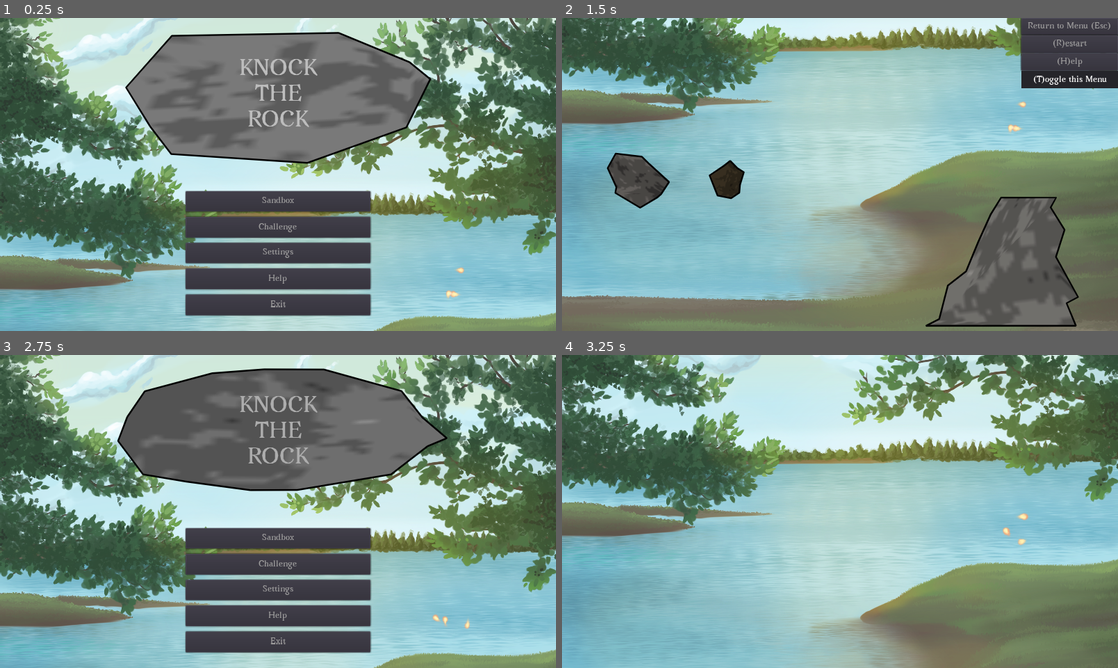
Above: before the commit, frames 1-4 (two rows, left to right).
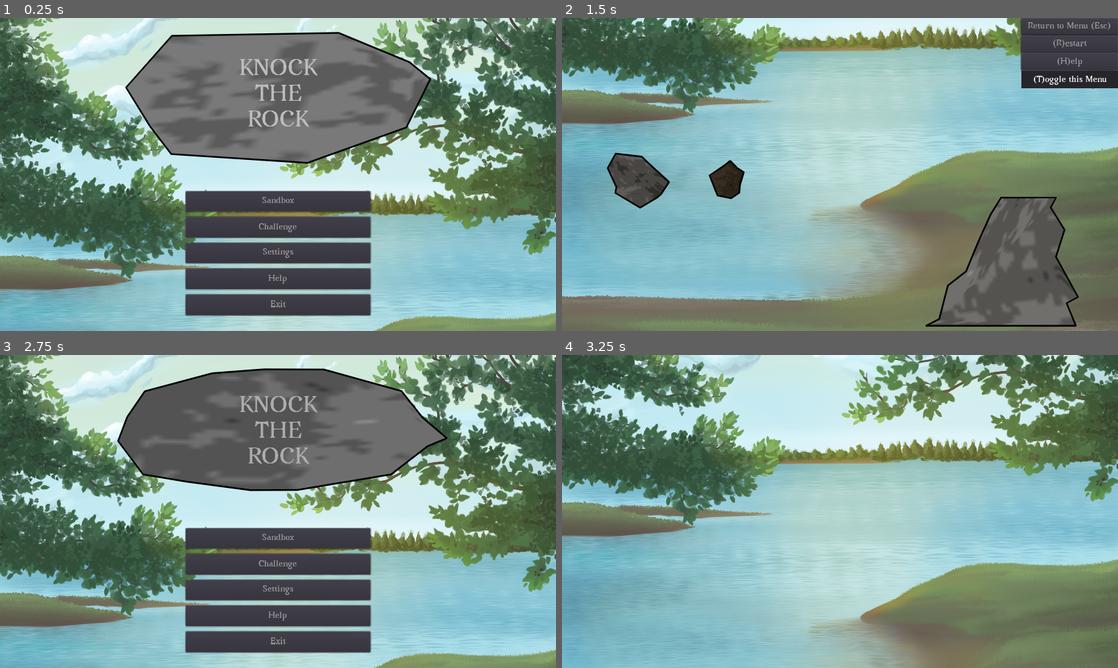
Above: after the commit, the same moments.

Repository: ebrahimebrahim/knock-the-rock
Game: Godot game, scene res://MenuScreen.tscn
Same seed, same stepped clock (60 frames per second), same inputs: the game is played once before the commit and once after it.
Inputs (mouse positions are in pixels of both pictures, inside the frame that each line leads up to):
- Up to frame 1 (0.25 s): no input
- Up to frame 2 (1.5 s): click "Sandbox" at 0.5 s; move the mouse to (962, 158) at 1.27 s; press the mouse at (962, 158) at 1.28 s
- Up to frame 3 (2.75 s): release the mouse at (400, 495) at 2 s; click "Return to Menu (Esc)" at 2 s
- Up to frame 4 (3.25 s): click "Challenge" at 2.75 s

The runs differ from the first frame. In frame 1, less than 0.1% of the frame differs, in the area x 80-84%, y 79-90%; in frame 2, less than 0.1%; in frame 3, less than 0.1%; in frame 4, less than 0.1%, in the area x 79-84%, y 50-61%.

Commit message:
removed fireflies :( close #9

Diff:
--- a/ktr/GameBase.tscn
+++ b/ktr/GameBase.tscn
@@ -1,31 +1,9 @@
-[gd_scene load_steps=21 format=2]
+[gd_scene load_steps=6 format=2]
 
 [ext_resource path="res://images/bg.png" type="Texture" id=1]
 [ext_resource path="res://GameBase.gd" type="Script" id=2]
 [ext_resource path="res://Help.tscn" type="PackedScene" id=3]
 [ext_resource path="res://theme.tres" type="Theme" id=4]
-[ext_resource path="res://images/fireflies/Firefly0002.png" type="Texture" id=5]
-[ext_resource path="res://images/fireflies/Firefly0005.png" type="Texture" id=6]
-[ext_resource path="res://images/fireflies/Firefly0006.png" type="Texture" id=7]
-[ext_resource path="res://images/fireflies/Firefly0004.png" type="Texture" id=8]
-[ext_resource path="res://images/fireflies/Firefly0003.png" type="Texture" id=9]
-[ext_resource path="res://images/fireflies/Firefly0011.png" type="Texture" id=10]
-[ext_resource path="res://images/fireflies/Firefly0012.png" type="Texture" id=11]
-[ext_resource path="res://images/fireflies/Firefly0007.png" type="Texture" id=12]
-[ext_resource path="res://images/fireflies/Firefly0008.png" type="Texture" id=13]
-[ext_resource path="res://images/fireflies/Firefly0001.png" type="Texture" id=14]
-[ext_resource path="res://images/fireflies/Firefly0010.png" type="Texture" id=15]
-[ext_resource path="res://images/fireflies/Firefly0009.png" type="Texture" id=16]
-[ext_resource path="res://images/fireflies/Firefly0013.png" type="Texture" id=17]
-[ext_resource path="res://images/fireflies/Firefly0000.png" type="Texture" id=18]
-
-[sub_resource type="SpriteFrames" id=2]
-animations = [ {
-"frames": [ ExtResource( 18 ), ExtResource( 14 ), ExtResource( 5 ), ExtResource( 9 ), ExtResource( 8 ), ExtResource( 6 ), ExtResource( 7 ), ExtResource( 12 ), ExtResource( 13 ), ExtResource( 16 ), ExtResource( 15 ), ExtResource( 10 ), ExtResource( 11 ), ExtResource( 17 ) ],
-"loop": true,
-"name": "default",
-"speed": 12.0
-} ]
 
 [sub_resource type="RectangleShape2D" id=1]
 extents = Vector2( 553, 200 )
@@ -40,12 +18,6 @@
 __meta__ = {
 "_edit_lock_": true
 }
-
-[node name="fireflies" type="AnimatedSprite" parent="bg"]
-position = Vector2( 660, 32 )
-frames = SubResource( 2 )
-frame = 5
-playing = true
 
 [node name="HelpOverlay" type="Node2D" parent="."]
 visible = false
--- a/ktr/MenuScreen.tscn
+++ b/ktr/MenuScreen.tscn
@@ -6,28 +6,6 @@
 [ext_resource path="res://Help.tscn" type="PackedScene" id=4]
 [ext_resource path="res://Logo.gd" type="Script" id=5]
 [ext_resource path="res://Settings.tscn" type="PackedScene" id=6]
-[ext_resource path="res://images/fireflies/Firefly0002.png" type="Texture" id=7]
-[ext_resource path="res://images/fireflies/Firefly0005.png" type="Texture" id=8]
-[ext_resource path="res://images/fireflies/Firefly0006.png" type="Texture" id=9]
-[ext_resource path="res://images/fireflies/Firefly0004.png" type="Texture" id=10]
-[ext_resource path="res://images/fireflies/Firefly0003.png" type="Texture" id=11]
-[ext_resource path="res://images/fireflies/Firefly0011.png" type="Texture" id=12]
-[ext_resource path="res://images/fireflies/Firefly0012.png" type="Texture" id=13]
-[ext_resource path="res://images/fireflies/Firefly0007.png" type="Texture" id=14]
-[ext_resource path="res://images/fireflies/Firefly0008.png" type="Texture" id=15]
-[ext_resource path="res://images/fireflies/Firefly0001.png" type="Texture" id=16]
-[ext_resource path="res://images/fireflies/Firefly0010.png" type="Texture" id=17]
-[ext_resource path="res://images/fireflies/Firefly0009.png" type="Texture" id=18]
-[ext_resource path="res://images/fireflies/Firefly0013.png" type="Texture" id=19]
-[ext_resource path="res://images/fireflies/Firefly0000.png" type="Texture" id=20]
-
-[sub_resource type="SpriteFrames" id=3]
-animations = [ {
-"frames": [ ExtResource( 20 ), ExtResource( 16 ), ExtResource( 7 ), ExtResource( 11 ), ExtResource( 10 ), ExtResource( 8 ), ExtResource( 9 ), ExtResource( 14 ), ExtResource( 15 ), ExtResource( 18 ), ExtResource( 17 ), ExtResource( 12 ), ExtResource( 13 ), ExtResource( 19 ) ],
-"loop": true,
-"name": "default",
-"speed": 12.0
-} ]
 
 [sub_resource type="DynamicFontData" id=1]
 font_path = "res://fonts/Avara.ttf"
@@ -54,12 +32,6 @@
 __meta__ = {
 "_edit_lock_": true
 }
-
-[node name="fireflies" type="AnimatedSprite" parent="bg"]
-position = Vector2( 660, 32 )
-frames = SubResource( 3 )
-frame = 4
-playing = true
 
 [node name="LogoZone" type="CenterContainer" parent="."]
 margin_right = 1066.0
Not shown: 1 places in ktr/MenuScreen.tscn that only renumber resources
